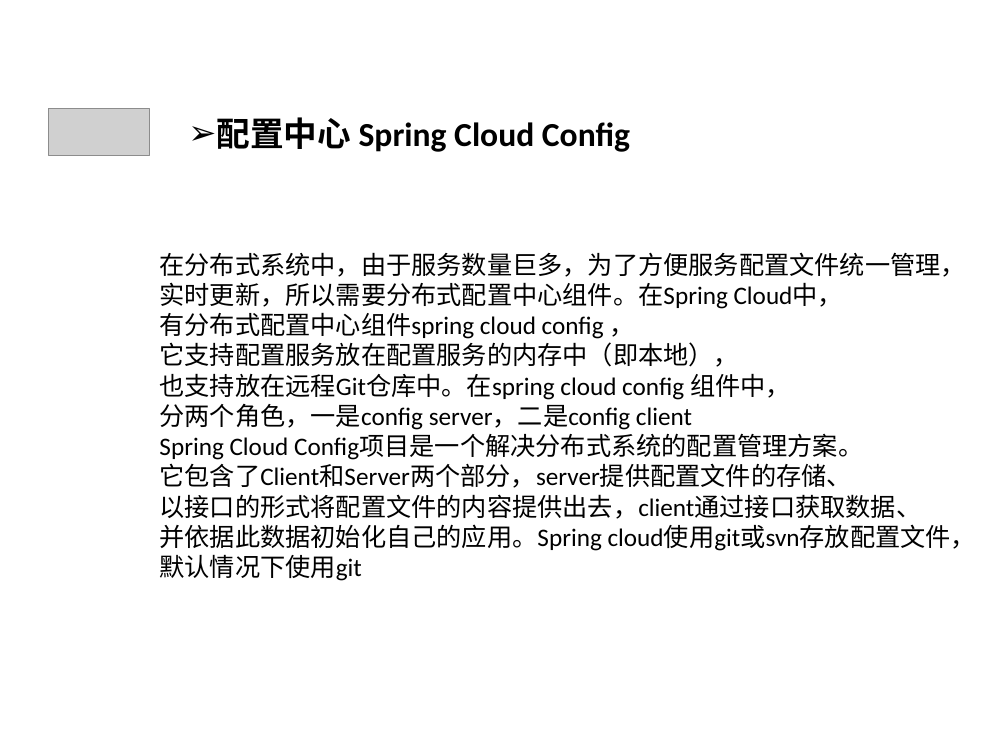
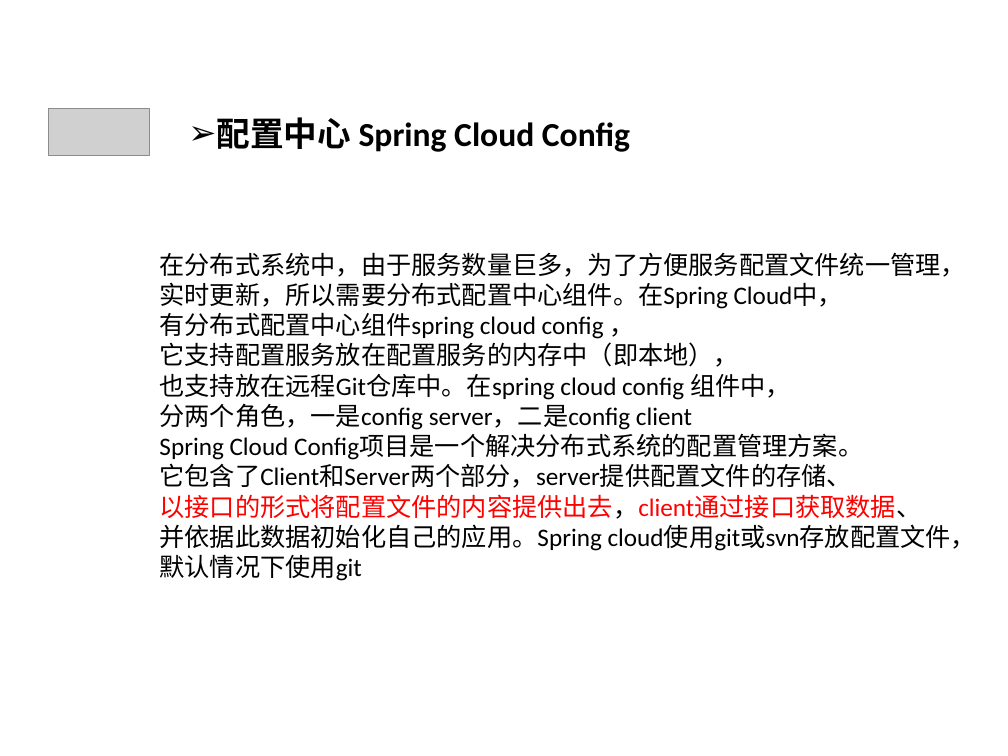
Before and after one commit to qbkken/spring_cloud, a slide deck: slide 11 of spring_cloud.ppt. Drawn at 1008x756 pixels with LibreOffice and Linux fonts; fonts in the diff are those of the drawing; grey boxes stand for pictures. Boxes give left, top, right and bottom in pixels: in the first picture for what was removed or moved away, otherwise in the second. Text is boxed around its words. In the diff, an @@ line names an element or a change of style, - is before the commit and + after.

```diff
--- a/spring_cloud.ppt
+++ b/spring_cloud.ppt
@@ text at [159, 494, 921, 519]: text colour #000000 to #FF0000 in "以接口的形式将配置文件的内容提供出去，client通过接口获取数据、" @@
```
Also in this commit, not shown: 3 slides added, 4 other files.
